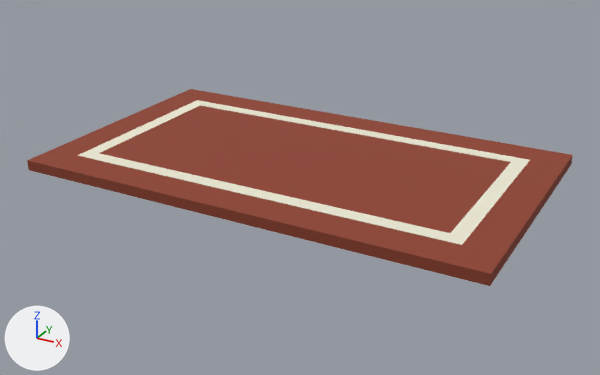
The glTF model kits/workfiles/ken-furniture/rug-rectangle.glb, before and after one commit.
One viewpoint serves both versions: a camera (50 mm lens) standing at (1.054, -1.929, 0.9) and looking at (0.01, -0.031, -0.049). The axes (+X, +Y, +Z) are drawn at lower left. The lights are the same throughout. The picture after the commit comes second. Vertices at exactly the same position are counted once.

Names of what the first picture shows: 'rug-rectangle'.
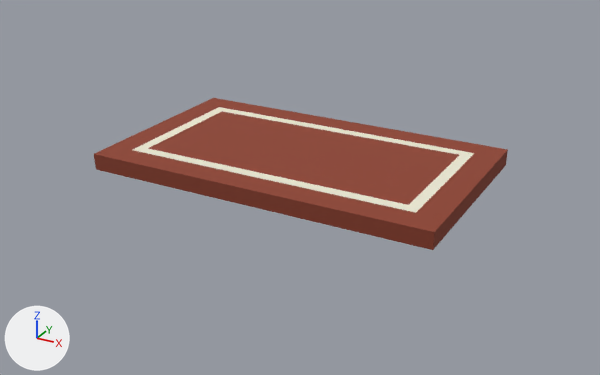
Pixel boxes [x1, y1, x2, y2] of what changed, in the pictures (600 x 375 px):
'rug-rectangle', reshaped, moved (24% narrower, 23% shorter)
    before: [27, 89, 573, 286]
    after: [94, 98, 508, 250]

The change, as a diff of the scene's bpy script:
```diff
--- a/kits/workfiles/ken-furniture/rug-rectangle.glb.py
+++ b/kits/workfiles/ken-furniture/rug-rectangle.glb.py
@@ me_rug_rectangle @@
 # used by ob_rug_rectangle; location = (-0.667, -0.391, 0.0)
-me_rug_rectangle.from_pydata(...)  # 16 vertices, 28 faces; spans x 0.0..1.334, y 0.0..0.782, z 0.0..0.03
-me_rug_rectangle.vertices[0].co = (1.334, 0.782, 0.0)  # pixel (571, 164)
-me_rug_rectangle.vertices[1].co = (0.0, 0.0, 0.0)  # pixel (28, 170)
-me_rug_rectangle.vertices[2].co = (0.0, 0.782, 0.0)
-me_rug_rectangle.vertices[3].co = (1.334, 0.0, 0.0)  # pixel (489, 286)
-me_rug_rectangle.vertices[4].co = (0.0, 0.782, 0.03)  # pixel (190, 88)
-me_rug_rectangle.vertices[5].co = (1.334, 0.782, 0.03)  # pixel (572, 154)
-me_rug_rectangle.vertices[6].co = (0.0, 0.0, 0.03)  # pixel (27, 160)
-me_rug_rectangle.vertices[7].co = (0.097, 0.097, 0.03)  # pixel (77, 155)
-me_rug_rectangle.vertices[8].co = (1.334, 0.0, 0.03)  # pixel (491, 273)
-me_rug_rectangle.vertices[9].co = (1.238, 0.097, 0.03)  # pixel (462, 244)
-me_rug_rectangle.vertices[10].co = (1.238, 0.685, 0.03)  # pixel (530, 159)
-me_rug_rectangle.vertices[11].co = (0.097, 0.685, 0.03)  # pixel (197, 100)
-me_rug_rectangle.vertices[12].co = (1.195, 0.139, 0.03)  # pixel (450, 233)
-me_rug_rectangle.vertices[13].co = (0.139, 0.643, 0.03)  # pixel (200, 105)
-me_rug_rectangle.vertices[14].co = (0.139, 0.139, 0.03)  # pixel (98, 153)
-me_rug_rectangle.vertices[15].co = (1.195, 0.643, 0.03)  # pixel (511, 162)
+me_rug_rectangle.from_pydata(...)  # 16 vertices, 28 faces; spans x -0.505..0.505, y -0.298..0.298, z -0.024..0.024
+# me_rug_rectangle part 1
+me_rug_rectangle.vertices[0].co = (0.504, 0.295, -0.024)  # pixel (505, 165)
+me_rug_rectangle.vertices[1].co = (-0.503, -0.296, -0.024)  # pixel (95, 169)
+me_rug_rectangle.vertices[2].co = (-0.503, 0.295, -0.024)
+me_rug_rectangle.vertices[3].co = (0.504, -0.296, -0.024)  # pixel (432, 250)
+me_rug_rectangle.vertices[4].co = (-0.505, 0.298, 0.023)  # pixel (213, 97)
+me_rug_rectangle.vertices[5].co = (0.505, 0.296, 0.024)  # pixel (507, 149)
+me_rug_rectangle.vertices[6].co = (-0.505, -0.298, 0.024)  # pixel (93, 153)
+me_rug_rectangle.vertices[7].co = (-0.43, -0.223, 0.024)  # pixel (131, 149)
+me_rug_rectangle.vertices[8].co = (0.505, -0.298, 0.024)  # pixel (434, 232)
+me_rug_rectangle.vertices[9].co = (0.431, -0.223, 0.024)  # pixel (416, 212)
+me_rug_rectangle.vertices[10].co = (0.431, 0.222, 0.024)  # pixel (474, 153)
+me_rug_rectangle.vertices[11].co = (-0.43, 0.222, 0.024)  # pixel (219, 107)
+me_rug_rectangle.vertices[12].co = (0.399, -0.19, 0.024)  # pixel (408, 204)
+me_rug_rectangle.vertices[13].co = (-0.398, 0.189, 0.024)  # pixel (221, 111)
+me_rug_rectangle.vertices[14].co = (-0.398, -0.19, 0.024)  # pixel (147, 148)
+me_rug_rectangle.vertices[15].co = (0.399, 0.189, 0.024)  # pixel (459, 154)
 me_rug_rectangle.materials.append(mat_colormap)
@@ ob_rug_rectangle @@
 ob_rug_rectangle = bpy.data.objects.new('rug-rectangle', me_rug_rectangle)
-ob_rug_rectangle.location = (-0.667, -0.391, 0.0)
+ob_rug_rectangle.location = (0.0, 0.0, 0.024)
```
